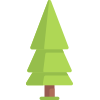
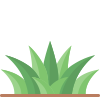
Comparing the layer stacks of the two w=100, h=100 images. Changes:
hid "Artwork 30" over box(26, 0, 73, 100)
added layer "Artwork 32" above "Layer 1" over box(0, 41, 100, 97)
